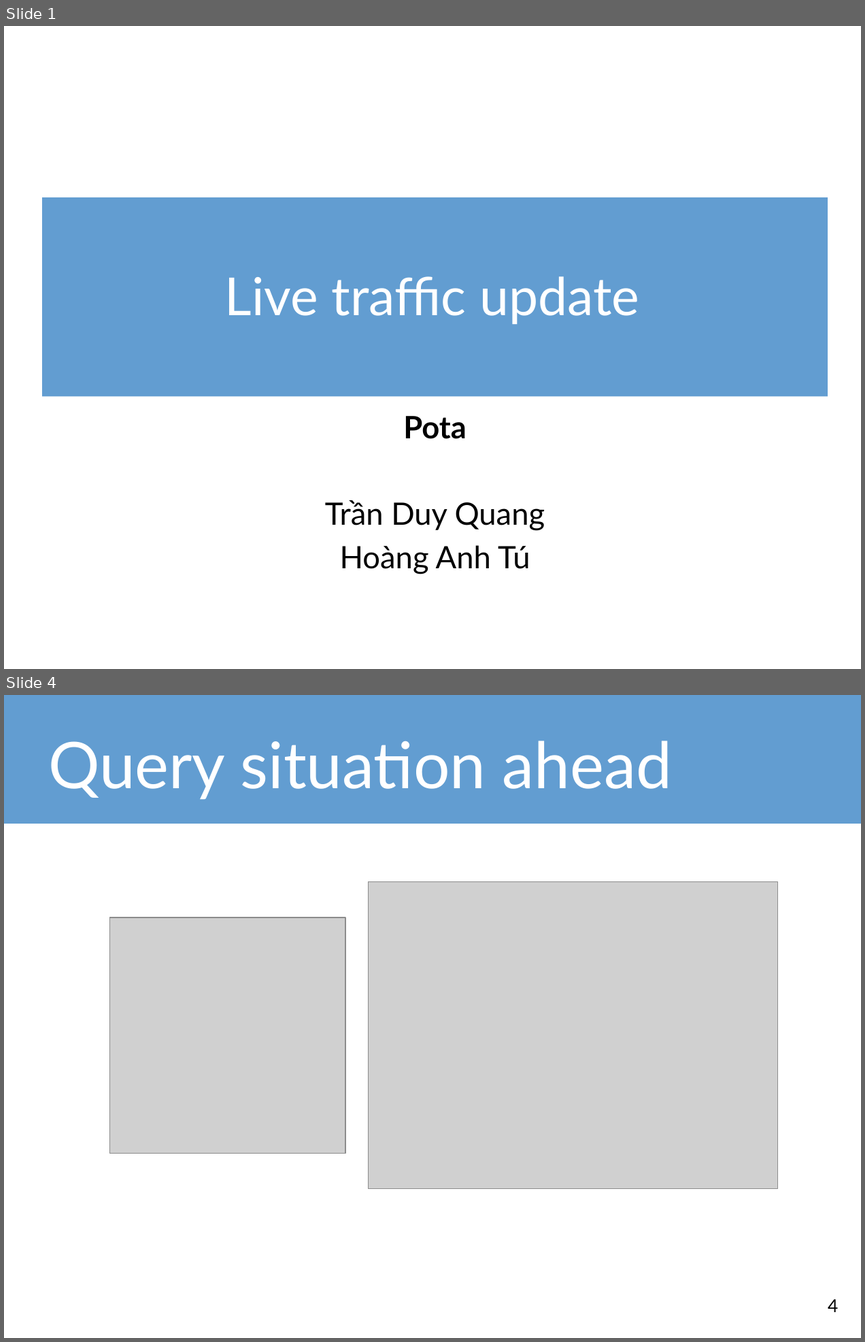
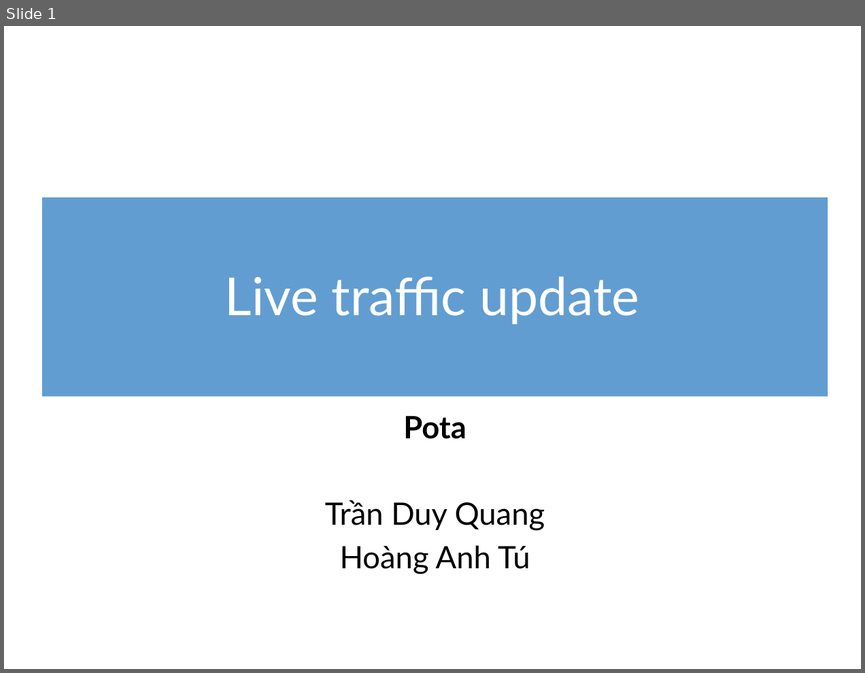
Before and after one commit to tdquang7/pota-hack-livetraffice, a slide deck: m2WorkHackathon-LiveTrafficUpdate.pptx. Shown one above the other, each under a label of ours: slides 1 and 4 before the commit, slide 1 after it; the slides between them are not shown. The pictures are 865x1342 and 865x673 pixels, drawn with LibreOffice and Linux fonts; fonts in the diff are those of the drawing; grey boxes stand for pictures. Boxes give left, top, right and bottom in pixels: in the first picture for what was removed or moved away, otherwise in the second. Text is boxed around its words. In the diff, an @@ line names an element or a change of style, - is before the commit and + after.

```diff
--- a/m2WorkHackathon-LiveTrafficUpdate.pptx
+++ b/m2WorkHackathon-LiveTrafficUpdate.pptx
@@ slide 4 removed at bbox=[4, 695, 861, 1338], background #FFFFFF @@
@@ rectangle removed at bbox=[4, 695, 861, 824] @@
@@ title removed at bbox=[48, 741, 672, 799] @@
-Query situation ahead
@@ picture removed at bbox=[368, 882, 778, 1189] @@
@@ picture removed at bbox=[109, 917, 345, 1153] @@
@@ page number removed at bbox=[827, 1299, 838, 1312] @@
-4
```
Also in this commit, not shown: 3 slides changed, 11 slides added, 2 other slides removed, 1 other file.
